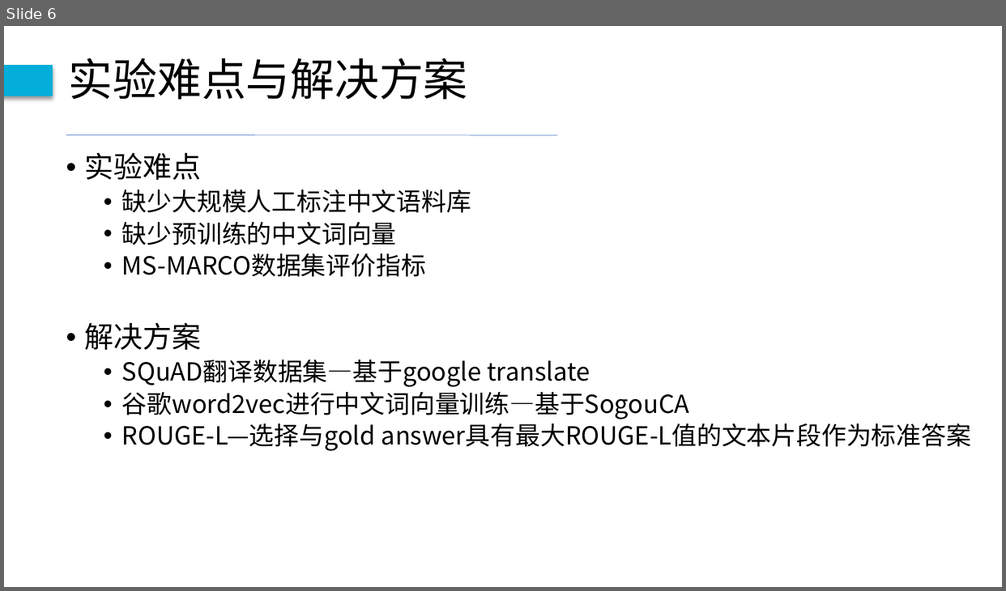
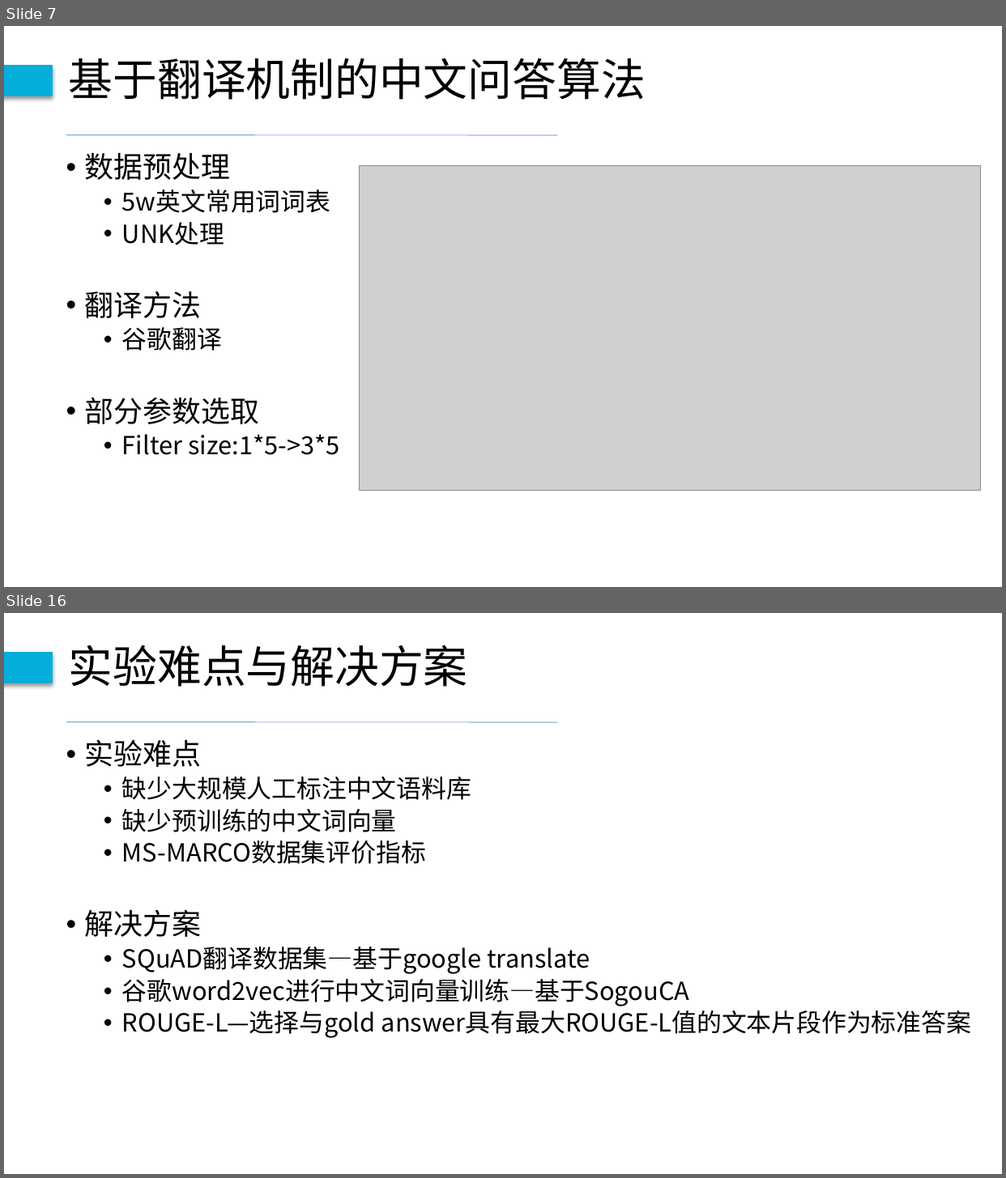
Before and after one commit to ZhouDavid/UnderGraduProject, a slide deck: 毕设论文/毕设终期答辩-周建宇.pptx. Shown one above the other, each under a label of ours: slide 6 before the commit, slides 7 and 16 after it; the slides between them are not shown. The pictures are 1006x591 and 1006x1178 pixels, drawn with LibreOffice and Linux fonts; fonts in the diff are those of the drawing; grey boxes stand for pictures. Boxes give left, top, right and bottom in pixels: in the first picture for what was removed or moved away, otherwise in the second. Text is boxed around its words. In the diff, an @@ line names an element or a change of style, - is before the commit and + after.

```diff
--- a/毕设论文/毕设终期答辩-周建宇.pptx
+++ b/毕设论文/毕设终期答辩-周建宇.pptx
@@ slide 7 added at (4, 26, 1002, 587), background #FFFFFF @@
@@ rectangle added at (4, 65, 53, 96), fill #04AEDA @@
@@ text added at (69, 58, 646, 100), 42.6 pt, text #000000 @@
+基于翻译机制的中文问答算法
@@ line added from (66, 135) to (558, 135), #4472C4 0.5 pt @@
@@ text added at (85, 152, 340, 455), 24 pt, text #000000 @@
+• 数据预处理
+  • 5w英文常用词词表
+  • UNK处理
+• 翻译方法
+  • 谷歌翻译
+• 部分参数选取
+  • Filter size:1*5->3*5
@@ picture added at (360, 166, 980, 491) @@
@@ what was slide 6 is now slide 16 @@
```
Also in this commit, not shown: 13 slides changed, 8 other slides added, 4 other files.
